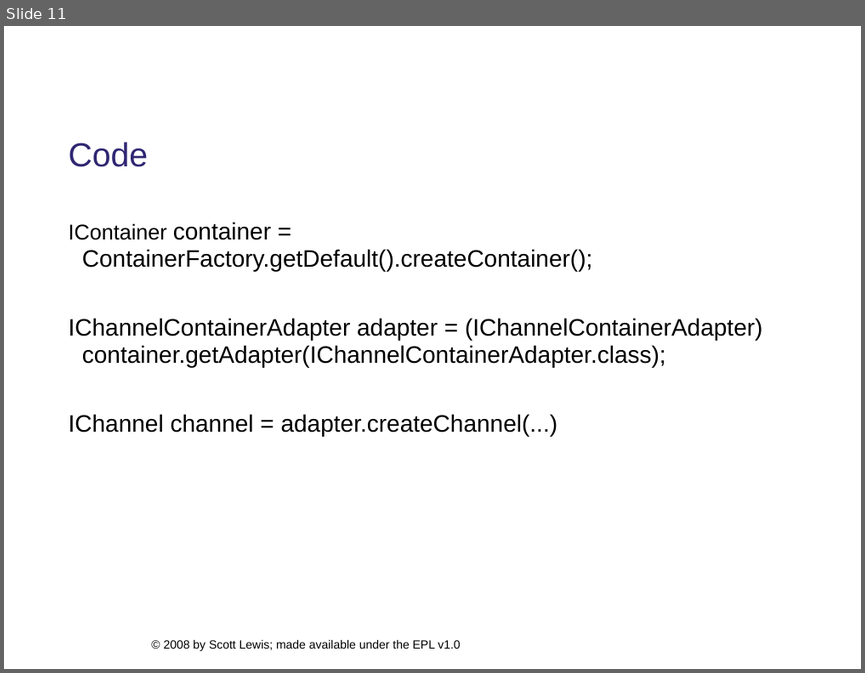
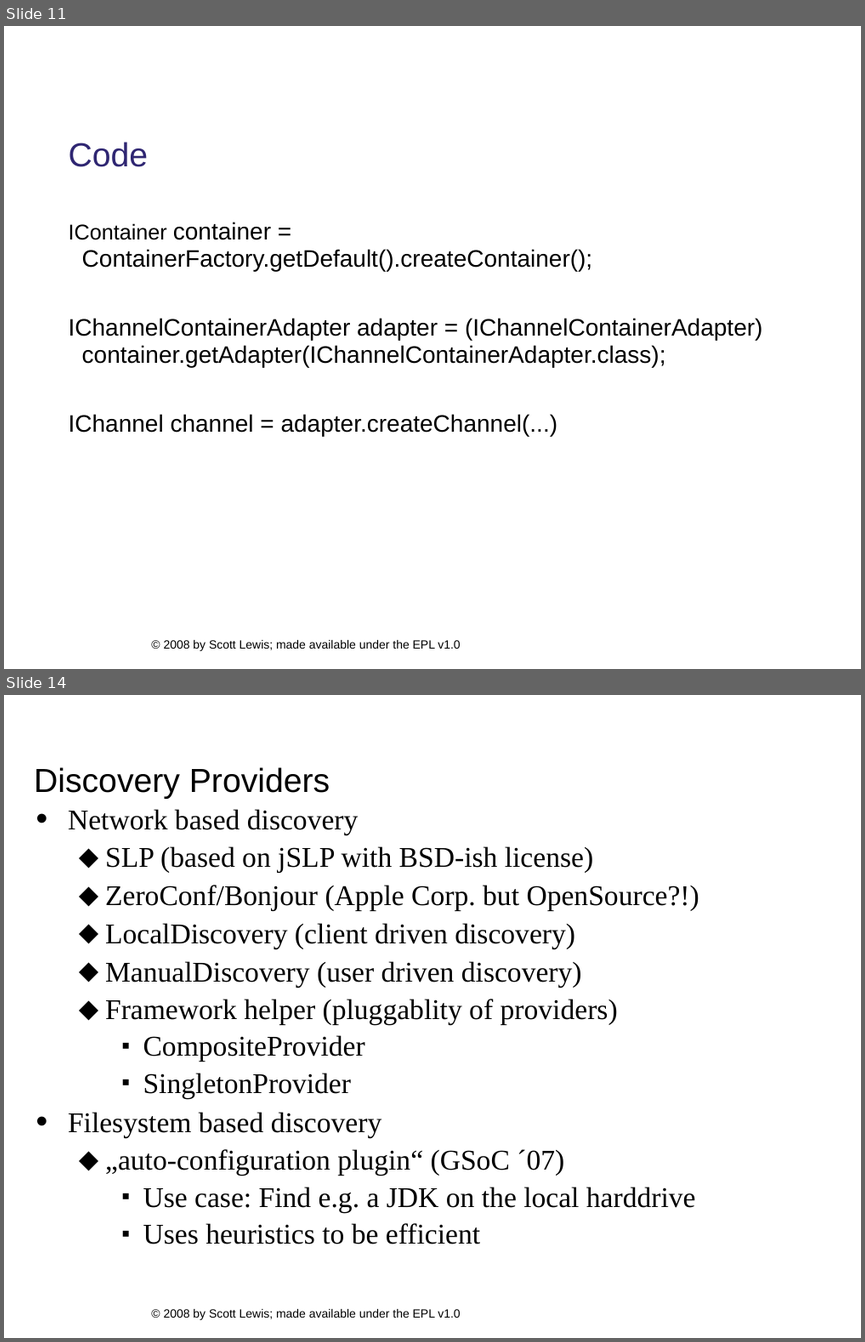
Before and after one commit to eclipse/ecf-website, a slide deck: presentations/eclipsecon2008/longtalk134/ecf_eclipsecon2008_134.ppt. Shown one above the other, each under a label of ours: slide 11 before the commit, slides 11 and 14 after it; the slides between them are not shown. The pictures are 865x673 and 865x1342 pixels, drawn with LibreOffice and Linux fonts; fonts in the diff are those of the drawing; background and template pictures are left out. Boxes give left, top, right and bottom in pixels: in the first picture for what was removed or moved away, otherwise in the second. Text is boxed around its words. In the diff, an @@ line names an element or a change of style, - is before the commit and + after.

```diff
--- a/presentations/eclipsecon2008/longtalk134/ecf_eclipsecon2008_134.ppt
+++ b/presentations/eclipsecon2008/longtalk134/ecf_eclipsecon2008_134.ppt
@@ slide 14 added at [4,695,861,1338], background #FFFFFF; not listed: 1 template element that a slide beside it also shows @@
@@ title added at [34,767,330,799], 28 pt, text #000000 @@
+Discovery Providers
@@ text added at [68,809,699,1244], 24 pt, text #000000 @@
+• Network based discovery
+  ⬥ SLP (based on jSLP with BSD-ish license)
+  ⬥ ZeroConf/Bonjour (Apple Corp. but OpenSource?!)
+  ⬥ LocalDiscovery (client driven discovery)
+  ⬥ ManualDiscovery (user driven discovery)
+  ⬥ Framework helper (pluggablity of providers)
+    ▪ CompositeProvider
+    ▪ SingletonProvider
+• Filesystem based discovery
+  ⬥ „auto-configuration plugin“ (GSoC ´07)
+    ▪ Use case: Find e.g. a JDK on the local harddrive
+    ▪ Uses heuristics to be efficient
```
Also in this commit, not shown: 9 slides changed, 2 other slides added, 3 other files.
